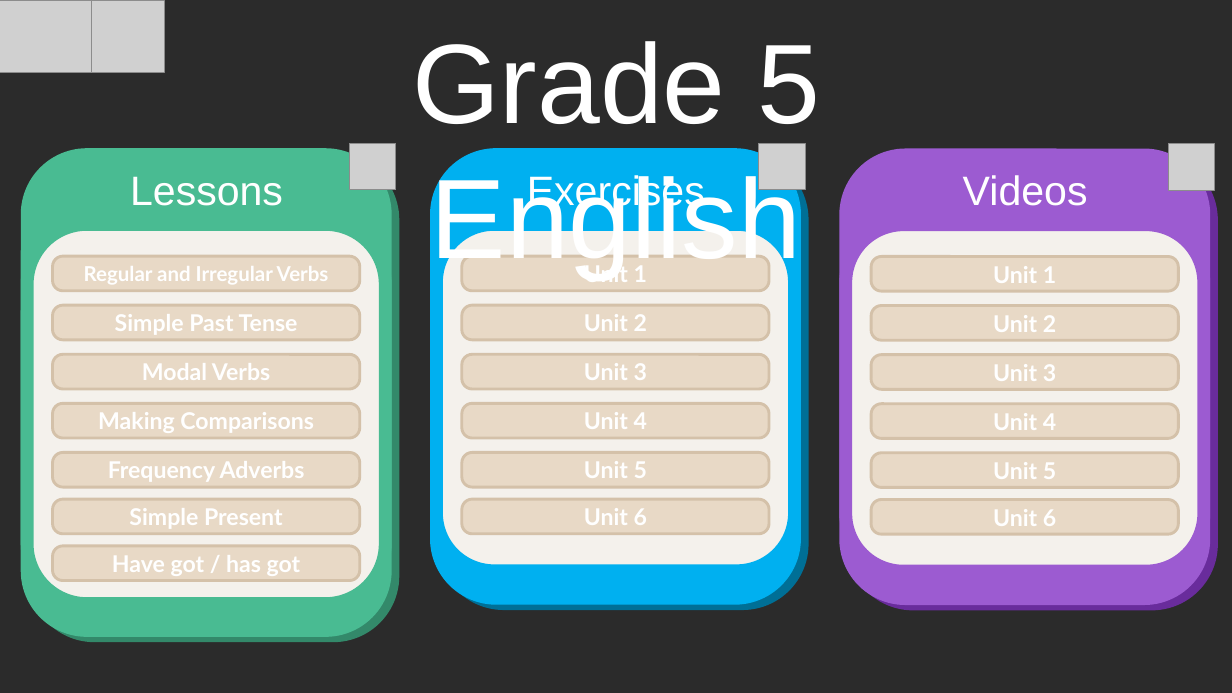
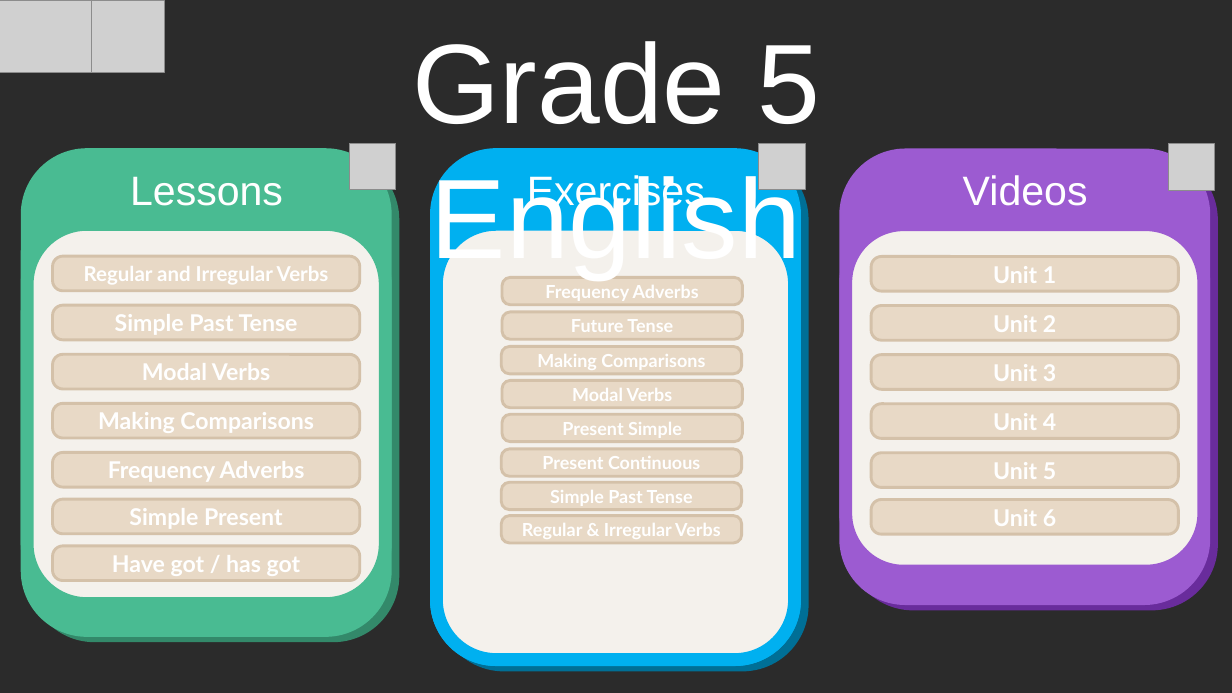
Before and after one commit to ntrk08/english-stefano, a slide deck: slide 3 of main.pptx. Drawn at 1232x693 pixels with LibreOffice and Linux fonts; fonts in the diff are those of the drawing; grey boxes stand for pictures; background and template pictures are left out; a plain dark background stands for a picture behind light text. Boxes give left, top, right and bottom in pixels: in the first picture for what was removed or moved away, otherwise in the second. Text is boxed around its words. In the diff, an @@ line names an element or a change of style, - is before the commit and + after.

```diff
--- a/main.pptx
+++ b/main.pptx
@@ rounded rectangle: place and size @@
-rounded rectangle at [436,154,795,598]
+rounded rectangle at [436,154,795,660]
@@ rounded rectangle: place and size @@
-rounded rectangle at [445,160,803,604]
+rounded rectangle at [445,160,803,665]
@@ rounded rectangle: place and size @@
-rounded rectangle at [436,225,795,571]
+rounded rectangle at [436,225,795,660]
@@ rounded rectangle "Frequency Adverbs": place and size @@
-rounded rectangle "Frequency Adverbs" at [462,256,770,291]
+rounded rectangle "Frequency Adverbs" at [502,277,742,305]
@@ text in rounded rectangle at [545,285,699,301]: text changed; size 18 to 14 pt @@
-Unit 1
+Frequency Adverbs
@@ rounded rectangle removed at [462,305,770,340] @@
-Unit 2
@@ rounded rectangle added at [502,312,742,340], fill #E8D9C6, outline #D4C1A9 2.25 pt, 14 pt, text #FFFFFF, bold @@
+Future Tense
@@ rounded rectangle removed at [462,354,770,389] @@
-Unit 3
@@ rounded rectangle added at [502,347,742,374], fill #E8D9C6, outline #D4C1A9 2.25 pt, 14 pt, text #FFFFFF, bold @@
+Making Comparisons
@@ rounded rectangle added at [502,381,742,409], fill #E8D9C6, outline #D4C1A9 2.25 pt, 14 pt, text #FFFFFF, bold @@
+Modal Verbs
@@ rounded rectangle removed at [462,404,770,439] @@
-Unit 4
@@ rounded rectangle added at [502,414,742,442], fill #E8D9C6, outline #D4C1A9 2.25 pt, 14 pt, text #FFFFFF, bold @@
+Present Simple
@@ rounded rectangle added at [502,449,742,477], fill #E8D9C6, outline #D4C1A9 2.25 pt, 14 pt, text #FFFFFF, bold @@
+Present Continuous
@@ rounded rectangle removed at [462,453,770,488] @@
-Unit 5
@@ rounded rectangle removed at [462,499,770,534] @@
-Unit 6
@@ rounded rectangle added at [502,482,742,510], fill #E8D9C6, outline #D4C1A9 2.25 pt, 14 pt, text #FFFFFF, bold @@
+Simple Past Tense
@@ rounded rectangle added at [502,516,742,543], fill #E8D9C6, outline #D4C1A9 2.25 pt, 14 pt, text #FFFFFF, bold @@
+Regular & Irregular Verbs
```
Also in this commit, not shown: 7 slides added, 2 other files.
